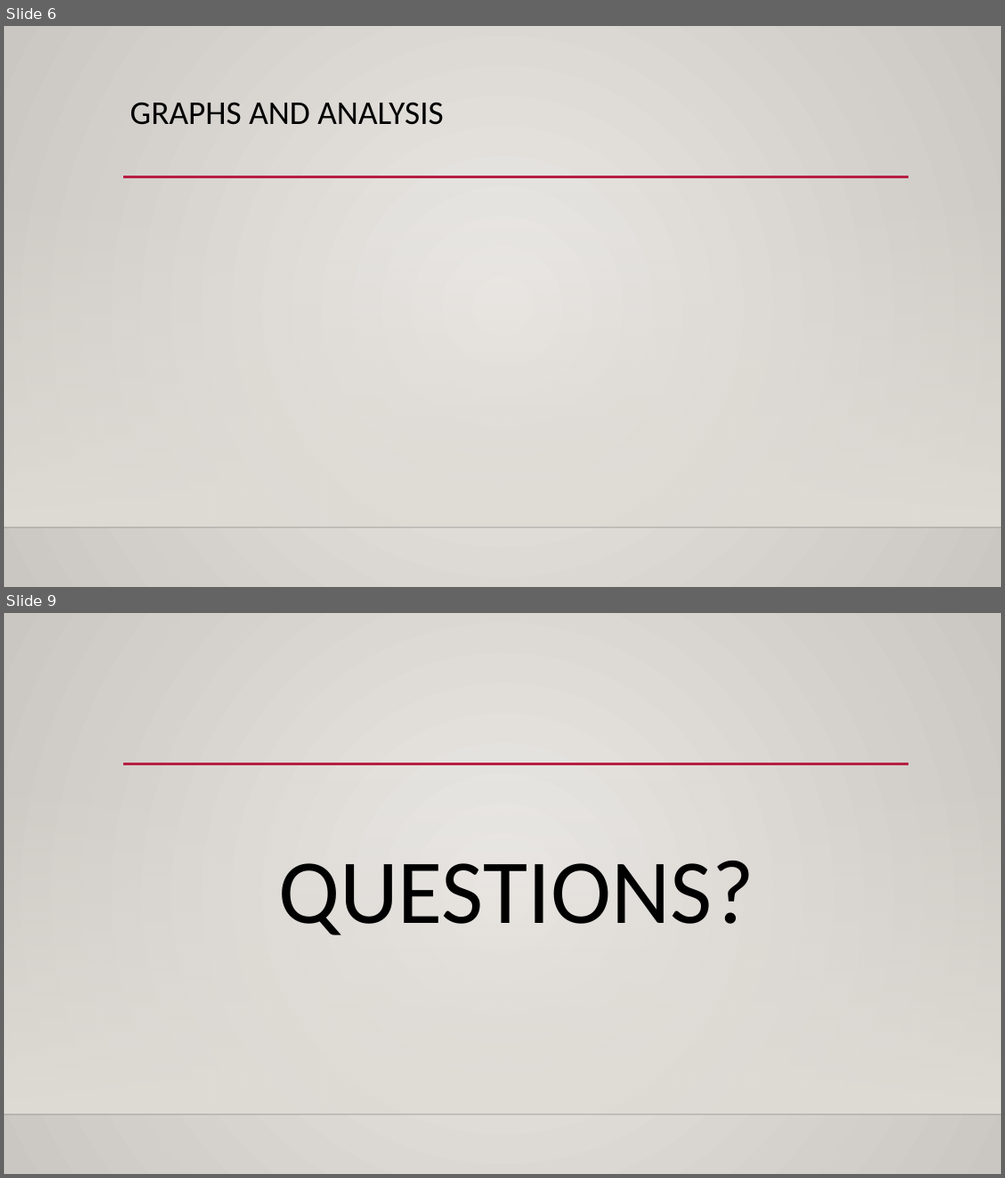
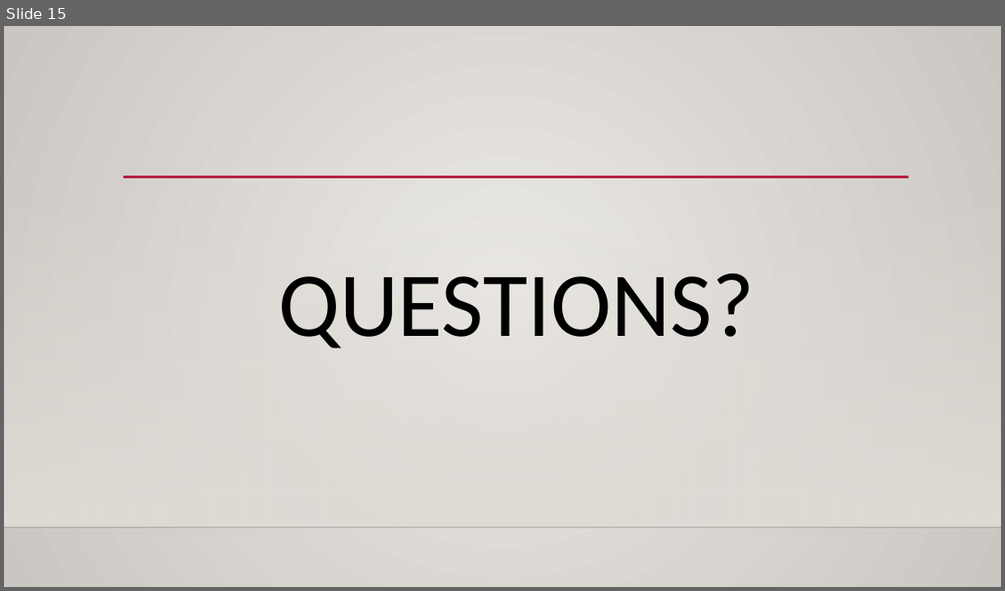
Before and after one commit to qnguyen793/Web_Scraping_Project, a slide deck: Open Table Presentation.pptx. Shown one above the other, each under a label of ours: slides 6 and 9 before the commit, slide 15 after it; the slides between them are not shown. The pictures are 1005x1178 and 1005x591 pixels, drawn with LibreOffice and Linux fonts; fonts in the diff are those of the drawing; background and template pictures are left out. Boxes give left, top, right and bottom in pixels: in the first picture for what was removed or moved away, otherwise in the second. Text is boxed around its words. In the diff, an @@ line names an element or a change of style, - is before the commit and + after.

Commit message:
Data analysis in jupyter notebook and made powerpoint

```diff
--- a/Open Table Presentation.pptx
+++ b/Open Table Presentation.pptx
@@ slide 6 removed at [4,26,1001,587], background gradient #ECEAE7 to #CAC7C1; not listed: 3 template elements that a slide beside it also shows @@
@@ title removed at [130,102,443,125] @@
-GRAPHS AND ANALYSIS
@@ what was slide 9 is now slide 15 @@
```
Also in this commit, not shown: 4 slides changed, 10 slides added, 3 other slides removed, 9 other files.
